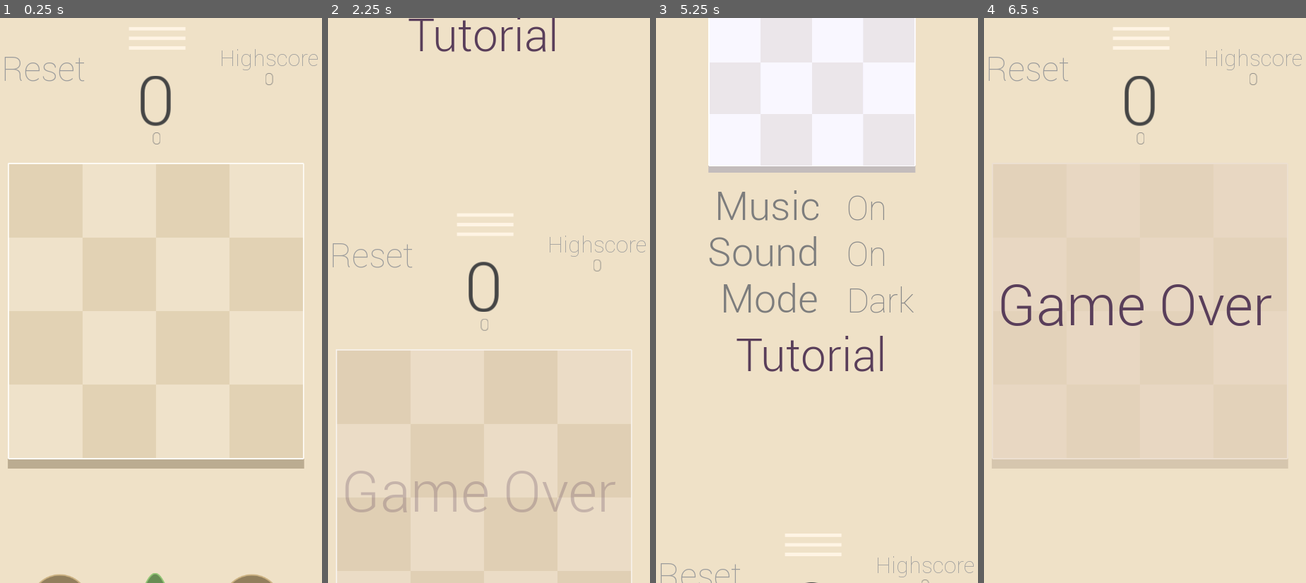
Above: before the commit, frames 1-4 (left to right).
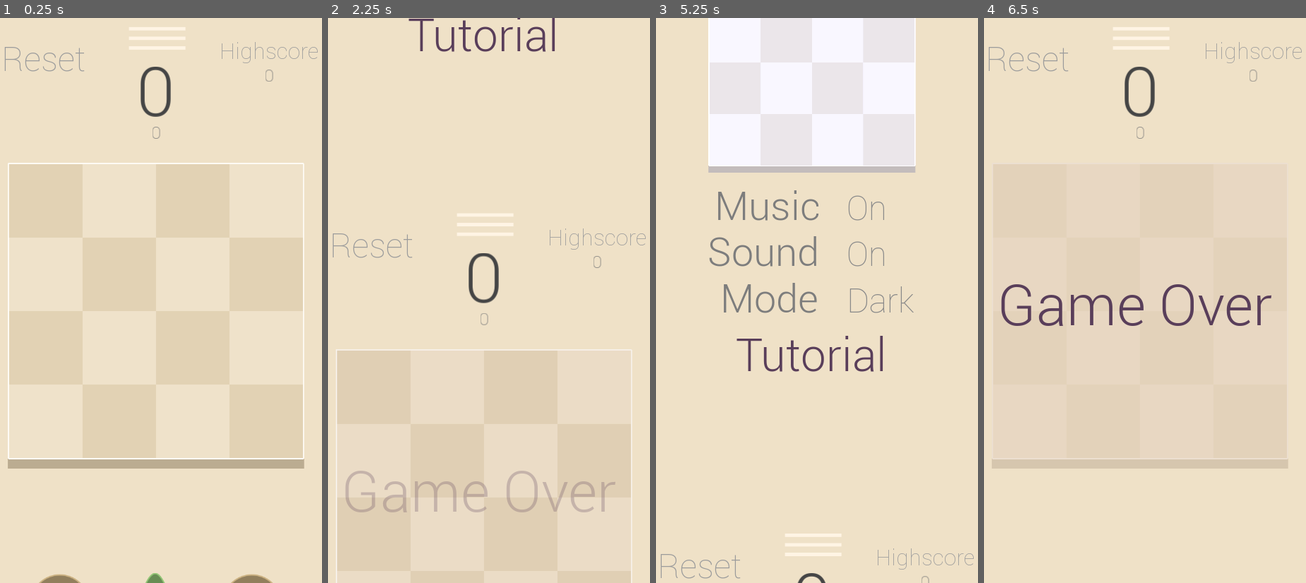
Above: after the commit, the same moments.

Repository: David2Ting/Reshape
Game: Godot game, scene res://Main.tscn
The game is run twice, just before and just after one commit, with the same random seed, the same clock (stepped at 60 frames per second) and the same inputs.
Inputs (mouse positions are in pixels of both pictures, inside the frame that each line leads up to):
- Up to frame 1 (0.25 s): no input
- Up to frame 2 (2.25 s): move the mouse to (389, 520) at 0.52 s; press the mouse at (389, 520) at 0.53 s; tap Enter at 1.25 s; move the mouse to (482, 520) at 1.27 s; release the mouse at (482, 520) at 1.28 s; right-click (482, 520) at 1.35 s; click (482, 520) at 1.42 s; click "Menu" at 2 s
- Up to frame 3 (5.25 s): click "Mode" at 2.75 s; click "Mode" at 3.5 s; click "Mode" at 4.25 s; click "Back" at 5 s
- Up to frame 4 (6.5 s): move the mouse to (1173, 176) at 5.77 s; press the mouse at (1173, 176) at 5.78 s

The runs differ from the first frame. In frame 1, 0.9% of the frame differs, in the area x 1-99%, y 4-23%; in frame 2, 0.9%, in the area x 1-99%, y 37-56%; in frame 3, 0.5%; in frame 4, 0.9%.

Commit message:
Score label subscore label swap

Diff:
--- a/Main.gd
+++ b/Main.gd
@@ -302,18 +302,21 @@
 	save_data()
 func change_score(new_score):
 	score = new_score
-	score_animation.play('Score')
-	score_label.set_text(str(new_score))
 	if str(score).length()>5:
 		score_label.set('rect_scale',Vector2(0.9,0.9))
 	else:
 		score_label.set('rect_scale',Vector2(1,1))
-	if score >= current_high_score:
+	if score == current_high_score:
+		sub_score.hide()
+	elif score > current_high_score:
 		current_high_score = score
-		sub_score.set_text(str(score))
 		sub_score.hide()
+		score_animation.play('Score')
+		score_label.set_text(str(new_score))
 	elif score < current_high_score:
+		score_animation.play('UnderScore')
 		sub_score.show()
+		sub_score.set_text(str(new_score))
 	if score >= high_score:
 		save_high_state()
 
--- a/Main.tscn
+++ b/Main.tscn
@@ -48,6 +48,22 @@
 "transitions": PoolRealArray( 1, 1, 1 ),
 "update": 0,
 "values": [ Color( 0.27451, 0.27451, 0.27451, 1 ), Color( 0.631373, 0.631373, 0.631373, 1 ), Color( 0.27451, 0.27451, 0.27451, 1 ) ]
+}
+
+[sub_resource type="Animation" id=12]
+resource_name = "UnderScore"
+length = 0.2
+tracks/0/type = "value"
+tracks/0/path = NodePath("SubScore:custom_colors/font_color")
+tracks/0/interp = 1
+tracks/0/loop_wrap = true
+tracks/0/imported = false
+tracks/0/enabled = true
+tracks/0/keys = {
+"times": PoolRealArray( 0, 0.1, 0.2 ),
+"transitions": PoolRealArray( 1, 1, 1 ),
+"update": 0,
+"values": [ Color( 0.478431, 0.478431, 0.478431, 1 ), Color( 0.807843, 0.807843, 0.807843, 1 ), Color( 0.478431, 0.478431, 0.478431, 1 ) ]
 }
 
 [sub_resource type="DynamicFontData" id=6]
@@ -143,21 +159,21 @@
 
 [node name="Header" type="Control" parent="Control"]
 margin_right = 600.0
-margin_bottom = 200.0
+margin_bottom = 221.0
 rect_min_size = Vector2( 600, 200 )
 mouse_filter = 1
 size_flags_horizontal = 3
-size_flags_vertical = 2
+size_flags_vertical = 3
 
 [node name="Score" type="Label" parent="Control/Header"]
 anchor_left = 0.5
-anchor_top = 0.5
-anchor_right = 0.5
-anchor_bottom = 0.5
-margin_left = -460.0
-margin_top = -40.0
-margin_right = 459.0
-margin_bottom = 137.0
+anchor_top = 1.0
+anchor_right = 0.5
+anchor_bottom = 1.0
+margin_left = -459.5
+margin_top = -177.0
+margin_right = 459.5
+margin_bottom = -0.300003
 rect_pivot_offset = Vector2( 460.013, 122.962 )
 custom_fonts/font = SubResource( 1 )
 custom_colors/font_color = Color( 0.27451, 0.27451, 0.27451, 1 )
@@ -167,15 +183,15 @@
 
 [node name="SubScore" type="Label" parent="Control/Header"]
 anchor_left = 0.5
-anchor_top = 0.5
-anchor_right = 0.5
-anchor_bottom = 0.5
-margin_left = -52.0
-margin_top = 95.2632
-margin_right = 54.0
-margin_bottom = 131.263
+anchor_top = 1.0
+anchor_right = 0.5
+anchor_bottom = 1.0
+margin_left = -53.0
+margin_top = -36.0
+margin_right = 53.0
+margin_bottom = -0.300003
 custom_fonts/font = SubResource( 2 )
-custom_colors/font_color = Color( 0.476563, 0.476563, 0.476563, 1 )
+custom_colors/font_color = Color( 0.478431, 0.478431, 0.478431, 1 )
 text = "0"
 align = 1
 valign = 1
@@ -186,9 +202,9 @@
 anchor_right = 1.0
 anchor_bottom = 0.5
 margin_left = -174.0
-margin_top = -9.7369
+margin_top = -26.737
 margin_right = -25.0
-margin_bottom = 50.263
+margin_bottom = 33.2629
 custom_fonts/font = SubResource( 3 )
 custom_colors/font_color = Color( 0.464844, 0.464844, 0.464844, 1 )
 text = "0"
@@ -200,15 +216,16 @@
 anchor_right = 1.0
 anchor_bottom = 0.5
 margin_left = -188.388
-margin_top = -51.9932
+margin_top = -75.6091
 margin_right = -12.3875
-margin_bottom = -3.99316
+margin_bottom = -27.6091
 custom_fonts/font = SubResource( 4 )
 custom_colors/font_color = Color( 0.611765, 0.611765, 0.611765, 1 )
 text = "Highscore"
 
 [node name="ScoreAnimationPlayer" type="AnimationPlayer" parent="Control/Header"]
 anims/Score = SubResource( 5 )
+anims/UnderScore = SubResource( 12 )
 
 [node name="Reset" type="Button" parent="Control/Header"]
 self_modulate = Color( 1, 1, 1, 0 )
@@ -223,9 +240,9 @@
 anchor_top = 0.5
 anchor_bottom = 0.5
 margin_left = -0.907501
-margin_top = -41.8655
+margin_top = -69.892
 margin_right = 149.092
-margin_bottom = 29.1345
+margin_bottom = 1.10804
 custom_fonts/font = SubResource( 7 )
 custom_colors/font_color = Color( 0.611765, 0.611765, 0.611765, 1 )
 text = "Reset"
Not shown: 1 places in Main.tscn that only renumber resources
Not shown, changed: SquaresAndNumbers.apk
